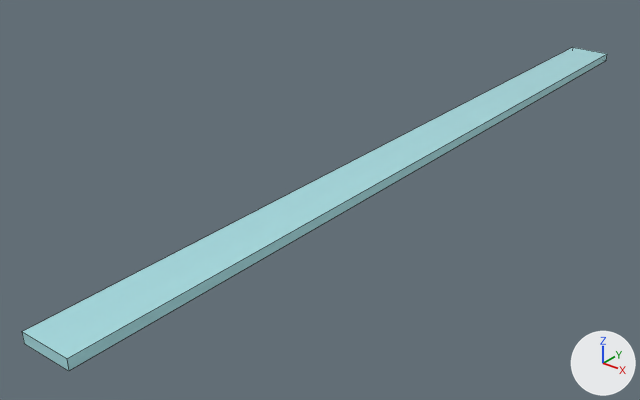
The Blender file Platform Convex.blend as it was, and as the next commit left it.
Both versions are drawn from a 50 mm lens placed at (183.0, -309.0, 142.0), pointed at (-20.0, -55.0, -15.0). Every picture has the same lights, and +X, +Y and +Z are marked at lower right. Mesh edges are drawn as thin lines.

Names of what the first picture shows: 'Cube-convcol'.
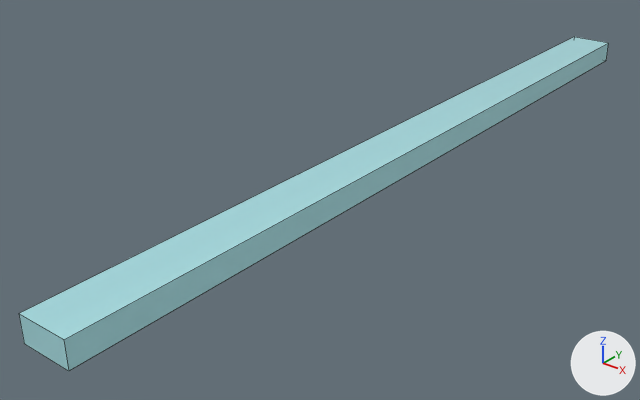
The newer file is also turned or shifted as a whole; pictures and numbers use the older file's frame.

Diff of the bpy script that builds the scene:
```diff
--- a/Platform Convex.blend.py
+++ b/Platform Convex.blend.py
@@ me_cube_001 @@
 me_cube_001.from_pydata(...)  # 9 vertices, 6 faces; spans x -10.0..10.0, y -200.0..160.0, z -2.0..28.0
 # used by ob_cube_convcol; location = (0.0, 0.0, 0.0)
 # before: 1 (10.0, -200.0, 2.0) at pixel (66, 358), 3 (-10.0, 160.0, 2.0) at pixel (572, 47), 4 (-10.0, -200.0, 2.0) at pixel (21, 331), 8 (10.0, 160.0, 2.0) at pixel (607, 53)
-me_cube_001.vertices[7].co = (0.0, -200.0, 28.0)
+# me_cube_001 part 1
+for i in [1, 3, 4, 8]: me_cube_001.vertices[i].co += Vector((0.0, 0.0, 6.0))
+me_cube_001.vertices[7].co = (0.0, -200.0, 36.0)
 me_cube_001.materials.append(mat_material)
```

Location of each change, (x1, y1, x2, y2) in pixels of the pictures (640 x 400 px):
'Cube-convcol', reshaped: before (22, 47, 607, 371); after (19, 37, 609, 371)
